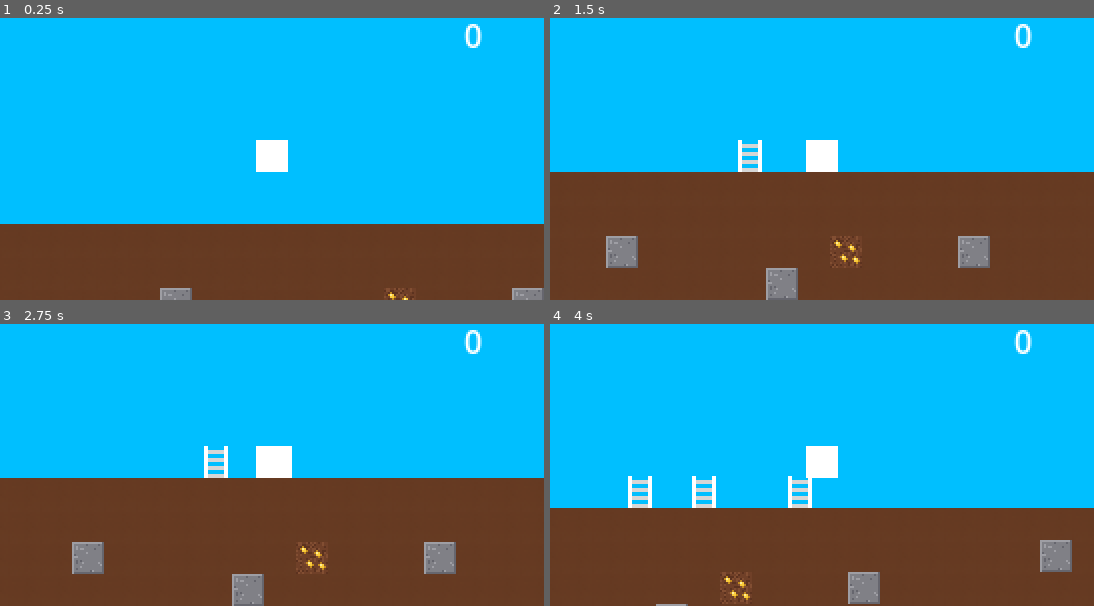
Above: before the commit, frames 1-4 (two rows, left to right).
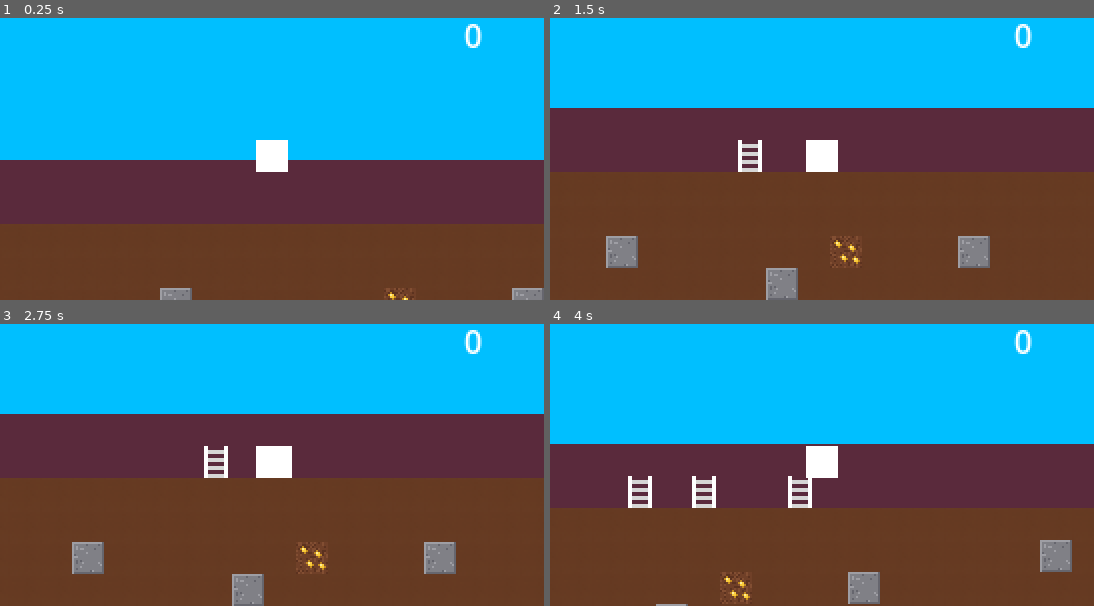
Above: after the commit, the same moments.

Repository: NxtCreator/Entrenched
Game: Godot game, scene res://scenes/main.tscn
The game is run twice, just before and just after one commit, with the same random seed, the same clock (stepped at 60 frames per second) and the same inputs.
Inputs (mouse positions are in pixels of both pictures, inside the frame that each line leads up to):
- Up to frame 1 (0.25 s): no input
- Up to frame 2 (1.5 s): tap Enter at 0.5 s; move the mouse to (941, 142) at 0.52 s; hold Right (ui_right) from 0.53 s (still down); tap Alt at 0.6 s; click (941, 142) at 0.67 s; tap Up (ui_up) at 0.77 s; move the mouse to (713, 170) at 1.27 s; tap Shift at 1.35 s
- Up to frame 3 (2.75 s): tap Up (ui_up) at 1.52 s; move the mouse to (326, 397) at 2.02 s; release Right (ui_right) at 2.03 s; hold Left (ui_left) from 2.03 s (still down); tap R at 2.1 s
- Up to frame 4 (4 s): move the mouse to (794, 518) at 2.77 s; release Left (ui_left) at 2.78 s; hold Right (ui_right) from 2.78 s (still down); tap Alt at 2.85 s; click (794, 518) at 2.92 s; tap Up (ui_up) at 3.02, 3.77 s; move the mouse to (985, 504) at 3.52 s; tap Shift at 3.6 s

The runs differ from the first frame. In frame 1, 22% of the frame differs, in the area x 0-100%, y 50-74%; in frame 2, 22%; in frame 3, 22%; in frame 4, 21%.

Commit message:
Add dark maroon underground backdrop behind the ground layer

Diff:
--- a/scenes/main.tscn
+++ b/scenes/main.tscn
@@ -37,6 +37,11 @@
 [node name="Main" type="Node2D" unique_id=1343634054]
 script = ExtResource("1_0wfyh")
 
+[node name="ColorRect" type="ColorRect" parent="." unique_id=1414326774]
+offset_right = 640.0
+offset_bottom = 100000.0
+color = Color(0.3529412, 0.16470589, 0.23529412, 1)
+
 [node name="Ground" type="TileMapLayer" parent="." unique_id=2004734401]
 tile_set = SubResource("TileSet_q2x4p")
 
Not shown, changed: export_presets.cfg
